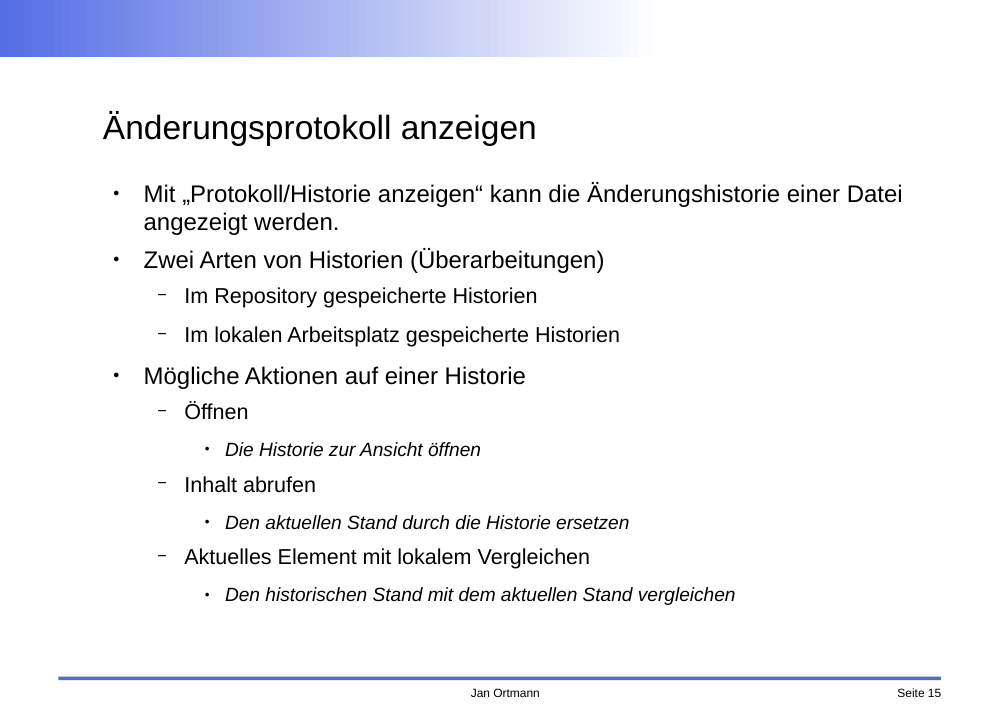
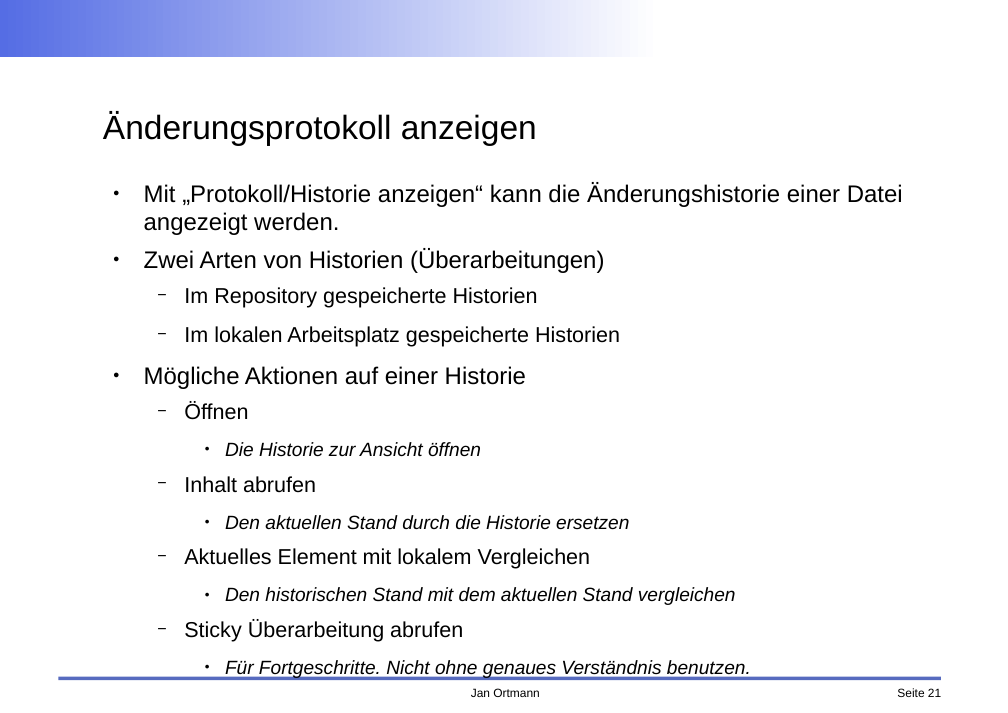
Before and after one commit to faktorips/faktorips.base, a slide deck: slide 21 of org.faktorips.doc/workshop/fachabteilung/FaktorIPS-Schulung FA Arbeiten im Team.odp (slide 15 before the commit). Drawn at 1008x713 pixels with LibreOffice and Linux fonts; fonts in the diff are those of the drawing; background and template pictures are left out. Boxes give left, top, right and bottom in pixels: in the first picture for what was removed or moved away, otherwise in the second. Text is boxed around its words. In the diff, an @@ line names an element or a change of style, - is before the commit and + after.

```diff
--- a/org.faktorips.doc/workshop/fachabteilung/FaktorIPS-Schulung FA Arbeiten im Team.odp
+++ b/org.faktorips.doc/workshop/fachabteilung/FaktorIPS-Schulung FA Arbeiten im Team.odp
@@ text at box(184, 620, 751, 678): paragraphs added @@
+  − Sticky Überarbeitung abrufen
+    ● Für Fortgeschritte. Nicht ohne genaues Verständnis benutzen.
@@ page number at box(897, 688, 941, 697): text changed @@
-Seite 15
+Seite 21
```
Also in this commit, not shown: 6 other slides changed, 14 slides added, 3 slides removed, 10 other files.
